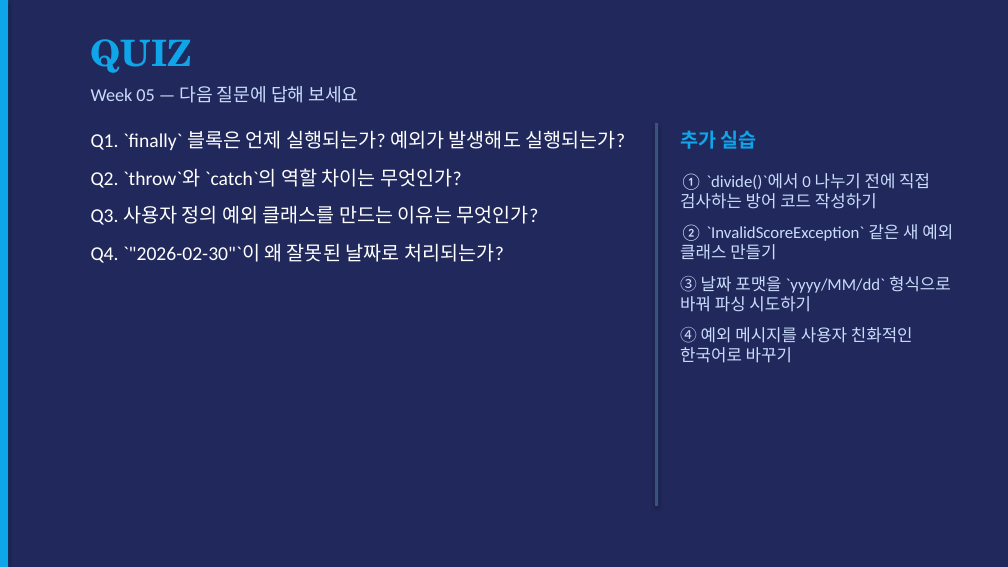
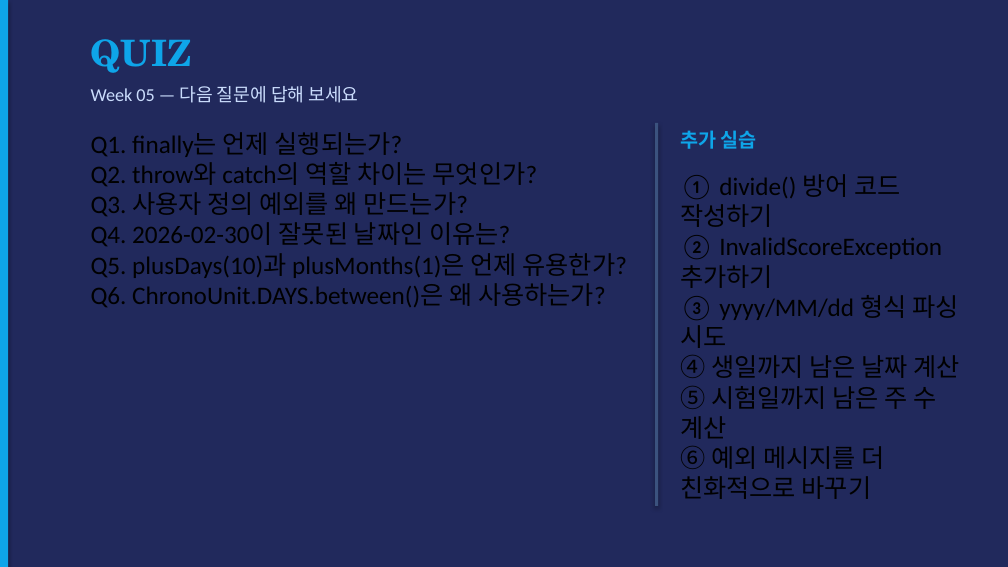
Before and after one commit to gbox3d/java_study, a slide deck: slide 13 of docs/Week05_ExceptionHandling.pptx. Drawn at 1008x567 pixels with LibreOffice and Linux fonts; fonts in the diff are those of the drawing. Boxes give left, top, right and bottom in pixels: in the first picture for what was removed or moved away, otherwise in the second. Text is boxed around its words. In the diff, an @@ line names an element or a change of style, - is before the commit and + after.

```diff
--- a/docs/Week05_ExceptionHandling.pptx
+++ b/docs/Week05_ExceptionHandling.pptx
@@ text at (91, 132, 627, 307): text changed; size 14 to 18 pt; text colour #FFFFFF to #000000 @@
-Q1. `finally` 블록은 언제 실행되는가? 예외가 발생해도 실행되는가?
-Q2. `throw`와 `catch`의 역할 차이는 무엇인가?
-Q3. 사용자 정의 예외 클래스를 만드는 이유는 무엇인가?
-Q4. `"2026-02-30"`이 왜 잘못된 날짜로 처리되는가?
+Q1. finally는 언제 실행되는가?
+Q2. throw와 catch의 역할 차이는 무엇인가?
+Q3. 사용자 정의 예외를 왜 만드는가?
+Q4. 2026-02-30이 잘못된 날짜인 이유는?
+Q5. plusDays(10)과 plusMonths(1)은 언제 유용한가?
+Q6. ChronoUnit.DAYS.between()은 왜 사용하는가?
@@ text at (680, 174, 959, 499): text changed; size 12 to 18 pt; text colour #CADCFC to #000000 @@
-① `divide()`에서 0 나누기 전에 직접 검사하는 방어 코드 작성하기
-② `InvalidScoreException` 같은 새 예외 클래스 만들기
-③ 날짜 포맷을 `yyyy/MM/dd` 형식으로 바꿔 파싱 시도하기
-④ 예외 메시지를 사용자 친화적인 한국어로 바꾸기
+① divide() 방어 코드 작성하기
+② InvalidScoreException 추가하기
+③ yyyy/MM/dd 형식 파싱 시도
+④ 생일까지 남은 날짜 계산
+⑤ 시험일까지 남은 주 수 계산
+⑥ 예외 메시지를 더 친화적으로 바꾸기
```
Also in this commit, not shown: 10 other slides changed, 1 slide added, 1 slide removed, 16 other files.
